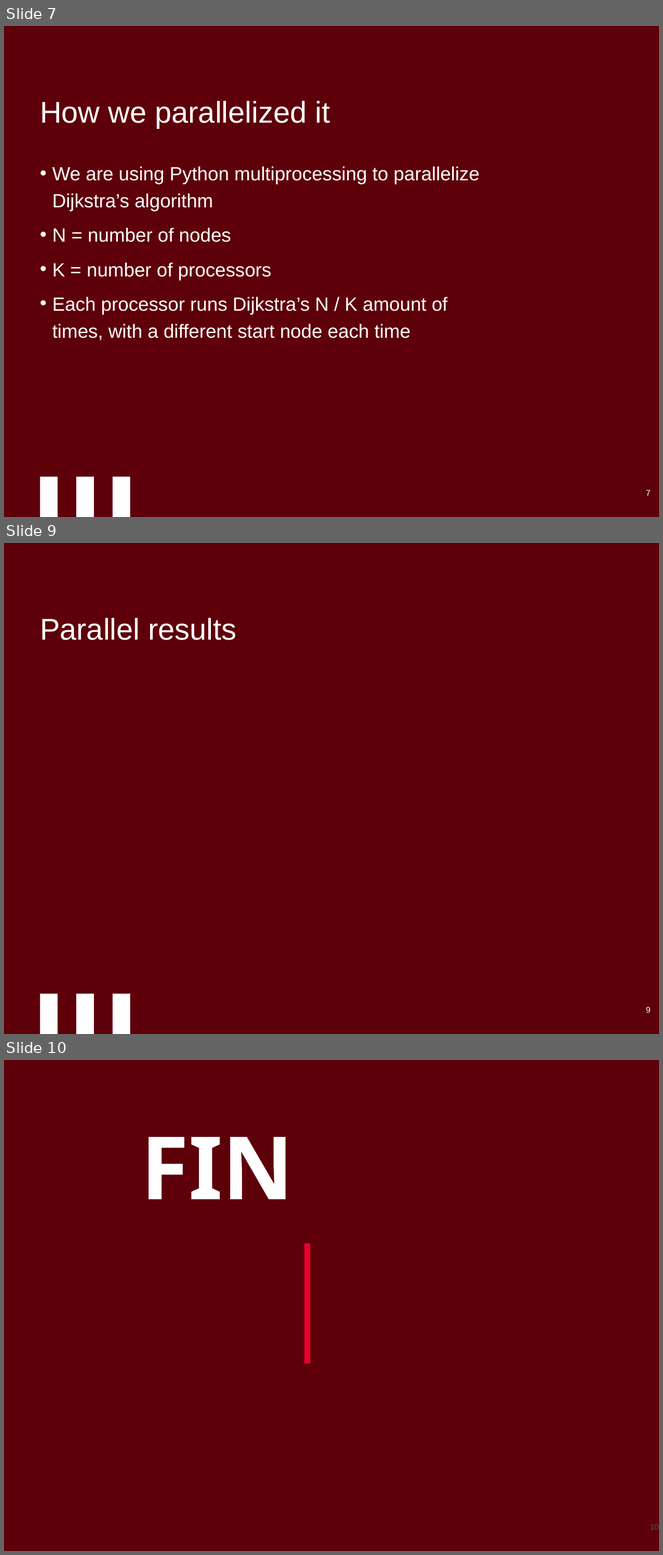
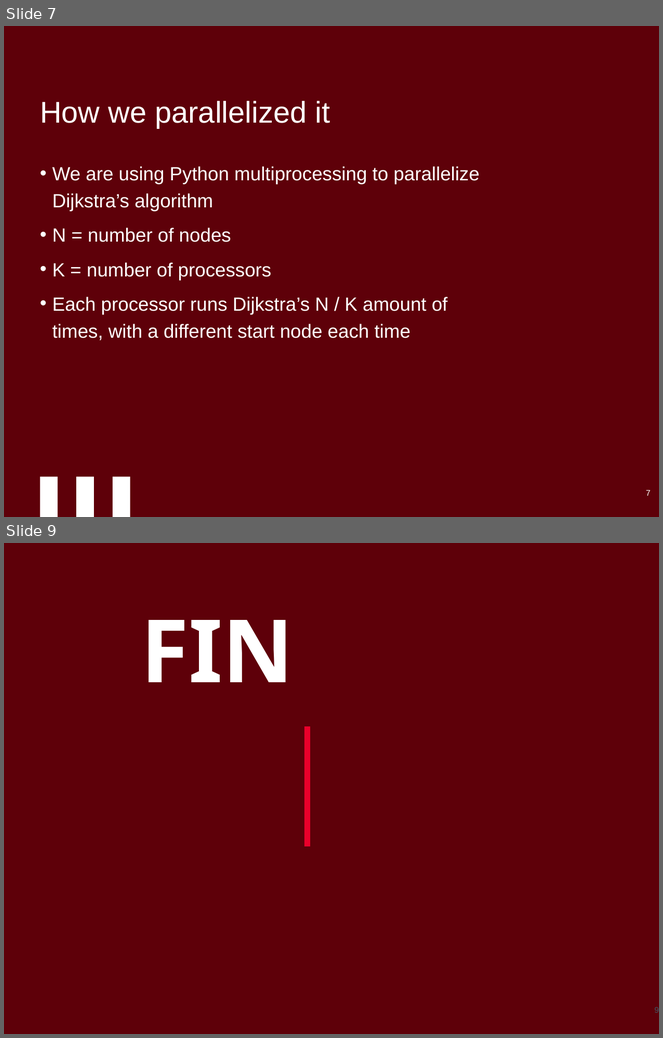
Before and after one commit to MarkRMahan/CSC-338-Group-Project, a slide deck: Parallelizing Dijkstras Algorithm.pptx. Shown one above the other, each under a label of ours: slides 7, 9 and 10 before the commit, slides 7 and 9 after it; the slides between them are not shown. The pictures are 663x1555 and 663x1038 pixels, drawn with LibreOffice and Linux fonts; fonts in the diff are those of the drawing; background and template pictures are left out. Boxes give left, top, right and bottom in pixels: in the first picture for what was removed or moved away, otherwise in the second. Text is boxed around its words. In the diff, an @@ line names an element or a change of style, - is before the commit and + after.

```diff
--- a/Parallelizing Dijkstras Algorithm.pptx
+++ b/Parallelizing Dijkstras Algorithm.pptx
@@ slide 9 removed at box(4, 543, 659, 1034), background #5E0009; not listed: 3 template elements that a slide beside it also shows @@
@@ title removed at box(40, 618, 237, 640) @@
-Parallel results
@@ page number removed at box(646, 1007, 651, 1013) @@
-9
@@ what was slide 10 is now slide 9 @@
@@ page number at box(655, 1007, 659, 1013): text changed @@
-10
+9
```
Also in this commit, not shown: 2 slides changed.
